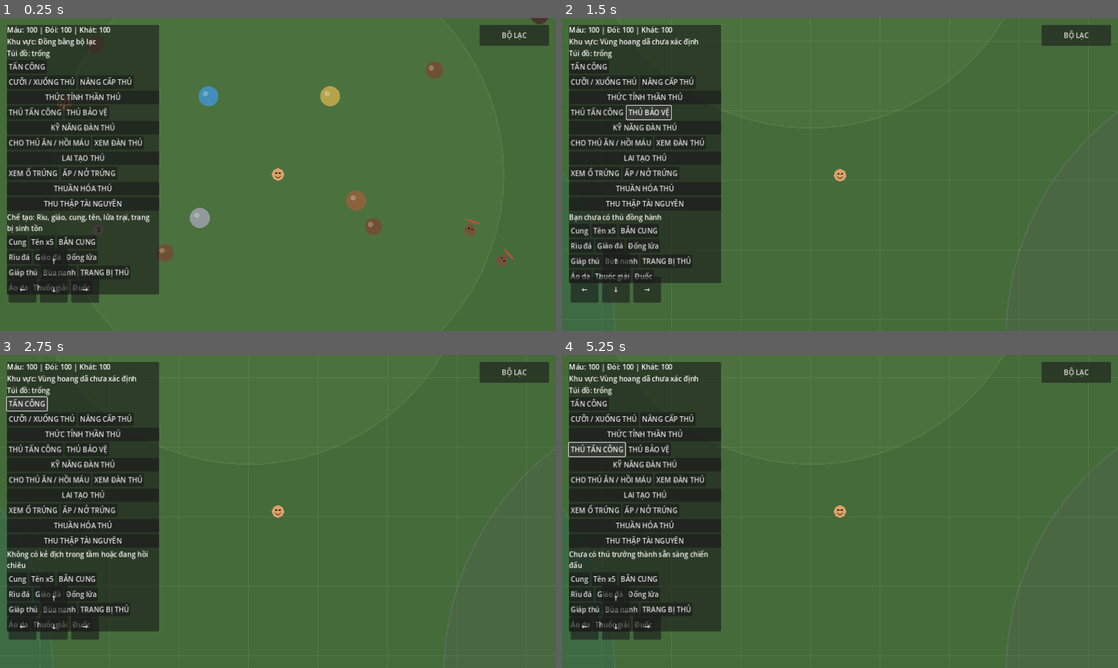
Above: before the commit, frames 1-4 (two rows, left to right).
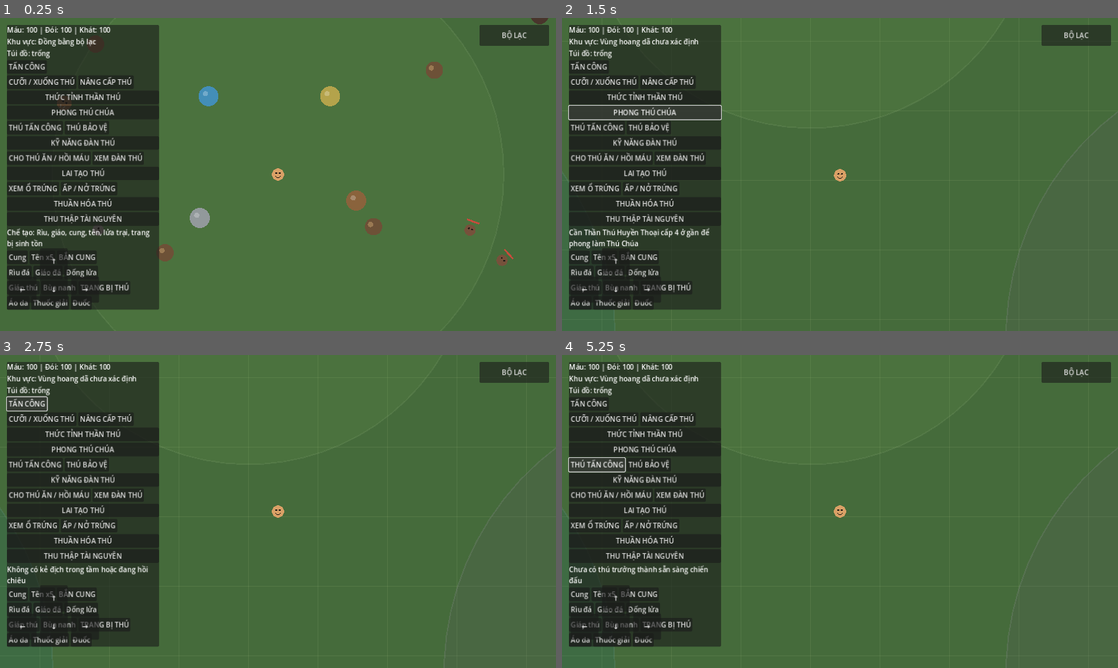
Above: after the commit, the same moments.

Repository: khanhhkt8-hub/Bo-Lac-Tien-Su.
Game: Godot game, scene res://Scenes/Main.tscn
Two runs of this game, one before a commit and one after it. Both use one fixed random seed, a clock stepped at 60 frames per second and the inputs below.
Inputs (mouse positions are in pixels of both pictures, inside the frame that each line leads up to):
- Up to frame 1 (0.25 s): no input
- Up to frame 2 (1.5 s): click (645, 158) at 0.5 s, where only the run after the commit has a clickable "PHONG THÚ CHÚA"; click (645, 111) at 1.25 s, where only the run after the commit has a clickable "PHONG THÚ CHÚA"
- Up to frame 3 (2.75 s): click "TẤN CÔNG" at 2 s
- Up to frame 4 (5.25 s): click "CƯỠI / XUỐNG THÚ" at 2.75 s; click "NÂNG CẤP THÚ" at 3.5 s; click "THỨC TỈNH THẦN THÚ" at 4.25 s; click "THÚ TẤN CÔNG" at 5 s

The runs differ from the first frame. In frame 1, 4.7% of the frame differs, in the area x 1-29%, y 28-94%; in frame 2, 5.6%, in the area x 1-29%, y 27-94%; in frame 3, 4.7%; in frame 4, 4.9%.

Commit message:
Add pack leader appointment control to HUD

Diff:
--- a/Scripts/UI/SurvivalHUD.gd
+++ b/Scripts/UI/SurvivalHUD.gd
@@ -50,6 +50,10 @@
 	awaken_button.text = "THỨC TỈNH THẦN THÚ"
 	awaken_button.pressed.connect(_on_awaken_god_beast_pressed)
 	column.add_child(awaken_button)
+	var leader_button := Button.new()
+	leader_button.text = "PHONG THÚ CHÚA"
+	leader_button.pressed.connect(_on_appoint_pack_leader_pressed)
+	column.add_child(leader_button)
 	var command_row := HBoxContainer.new()
 	column.add_child(command_row)
 	var attack_order_button := Button.new()
@@ -272,6 +276,10 @@
 	if _player != null and _player.has_method("toggle_mount_nearby_animal"):
 		_craft_status.text = _player.toggle_mount_nearby_animal()
 
+func _on_appoint_pack_leader_pressed() -> void:
+	if _player != null and _player.has_method("appoint_pack_leader"):
+		_craft_status.text = _player.appoint_pack_leader()
+
 func _on_awaken_god_beast_pressed() -> void:
 	if _player != null and _player.has_method("awaken_nearby_god_beast"):
 		_craft_status.text = _player.awaken_nearby_god_beast()
